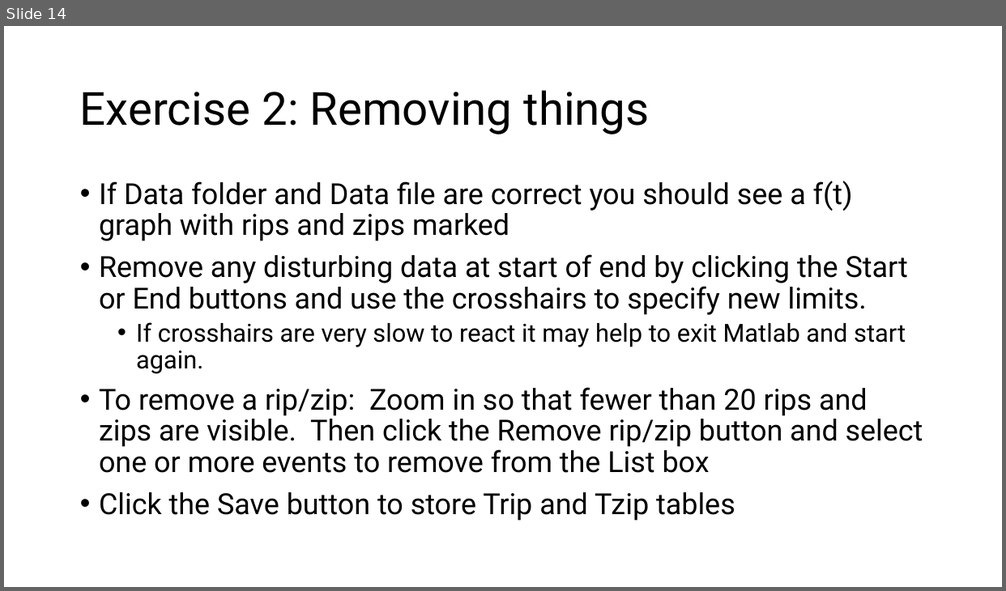
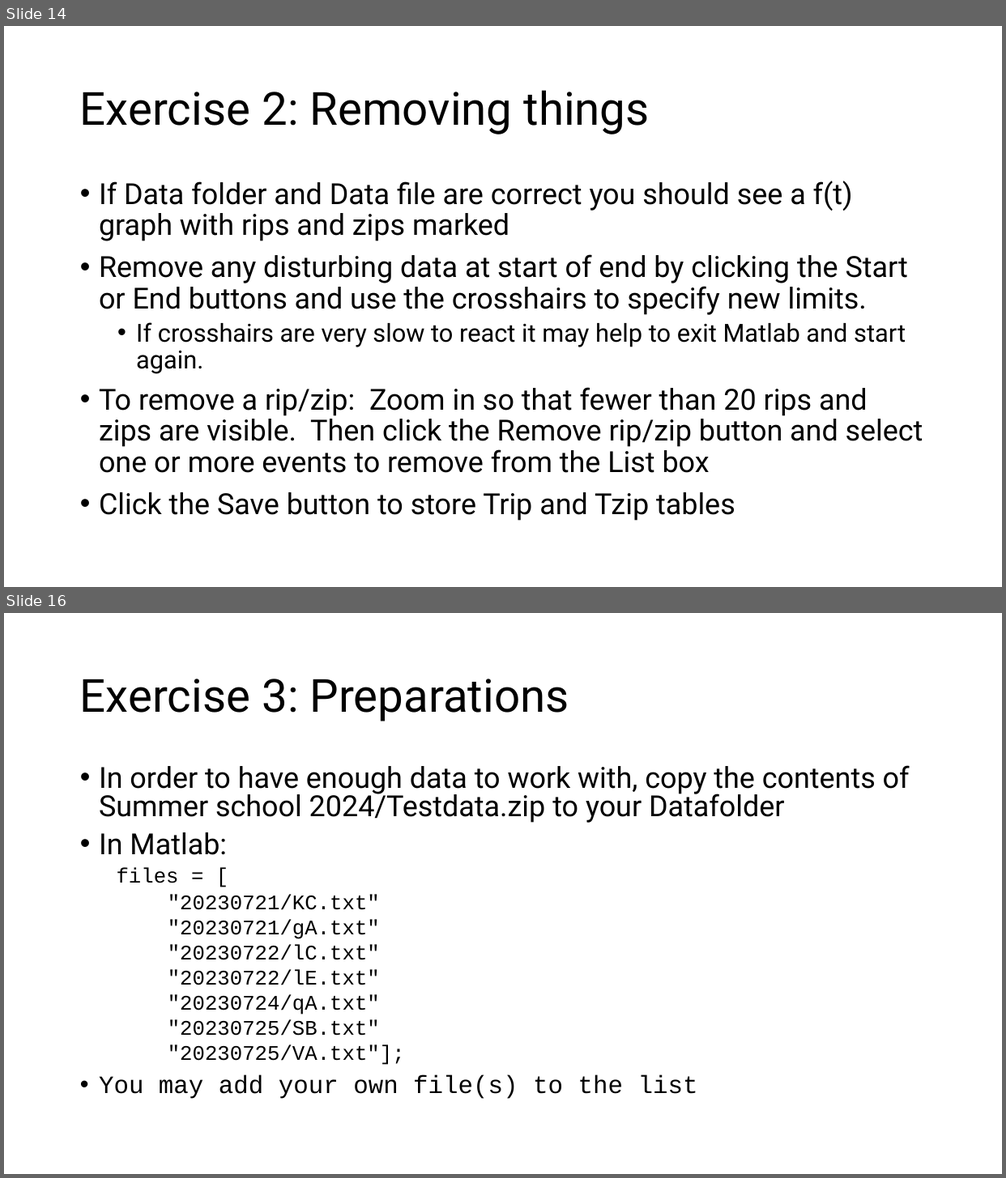
Before and after one commit to are-mj/OpticalTweezers, a slide deck: Summer school 2024/Exercises.pptx. Shown one above the other, each under a label of ours: slide 14 before the commit, slides 14 and 16 after it; the slides between them are not shown. The pictures are 1006x591 and 1006x1178 pixels, drawn with LibreOffice and Linux fonts; fonts in the diff are those of the drawing. Boxes give left, top, right and bottom in pixels: in the first picture for what was removed or moved away, otherwise in the second. Text is boxed around its words. In the diff, an @@ line names an element or a change of style, - is before the commit and + after.

```diff
--- a/Summer school 2024/Exercises.pptx
+++ b/Summer school 2024/Exercises.pptx
@@ slide 16 added at box(4, 613, 1002, 1174), background #FFFFFF @@
@@ title added at box(80, 679, 569, 722), 44 pt, text #000000 @@
+Exercise 3: Preparations
@@ text added at box(99, 765, 910, 1099), 20 pt, text #000000 @@
+• In order to have enough data to work with, copy the contents of Summer school 2024/Testdata.zip to your Datafolder
+• In Matlab:
+  files = [
+  "20230721/KC.txt"
+  "20230721/gA.txt"
+  "20230722/lC.txt"
+  "20230722/lE.txt"
+  "20230724/qA.txt"
+  "20230725/SB.txt"
+  "20230725/VA.txt"];
+• You may add your own file(s) to the list
```
Also in this commit, not shown: 4 slides changed, 1 other slide added.
